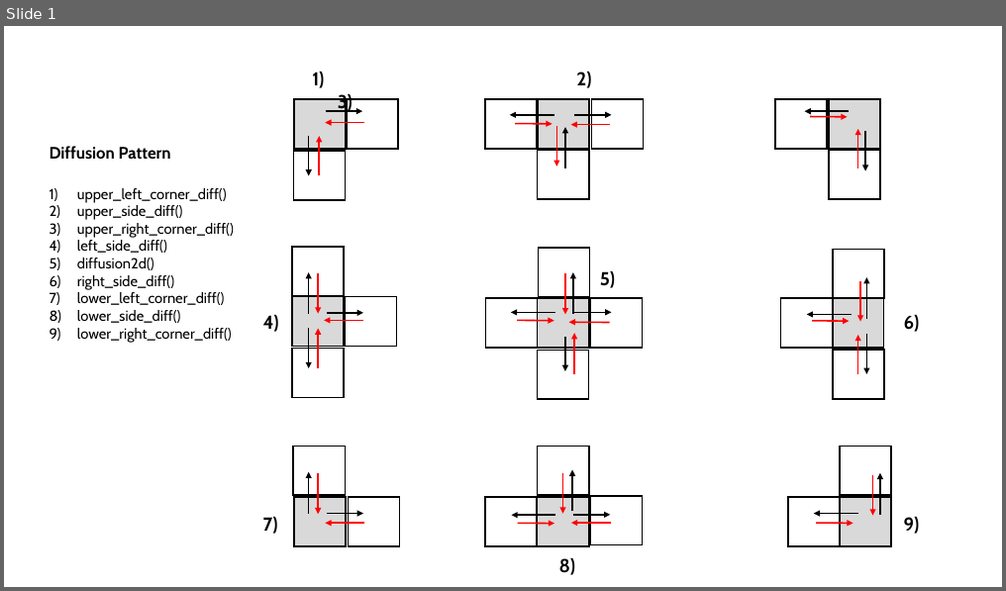
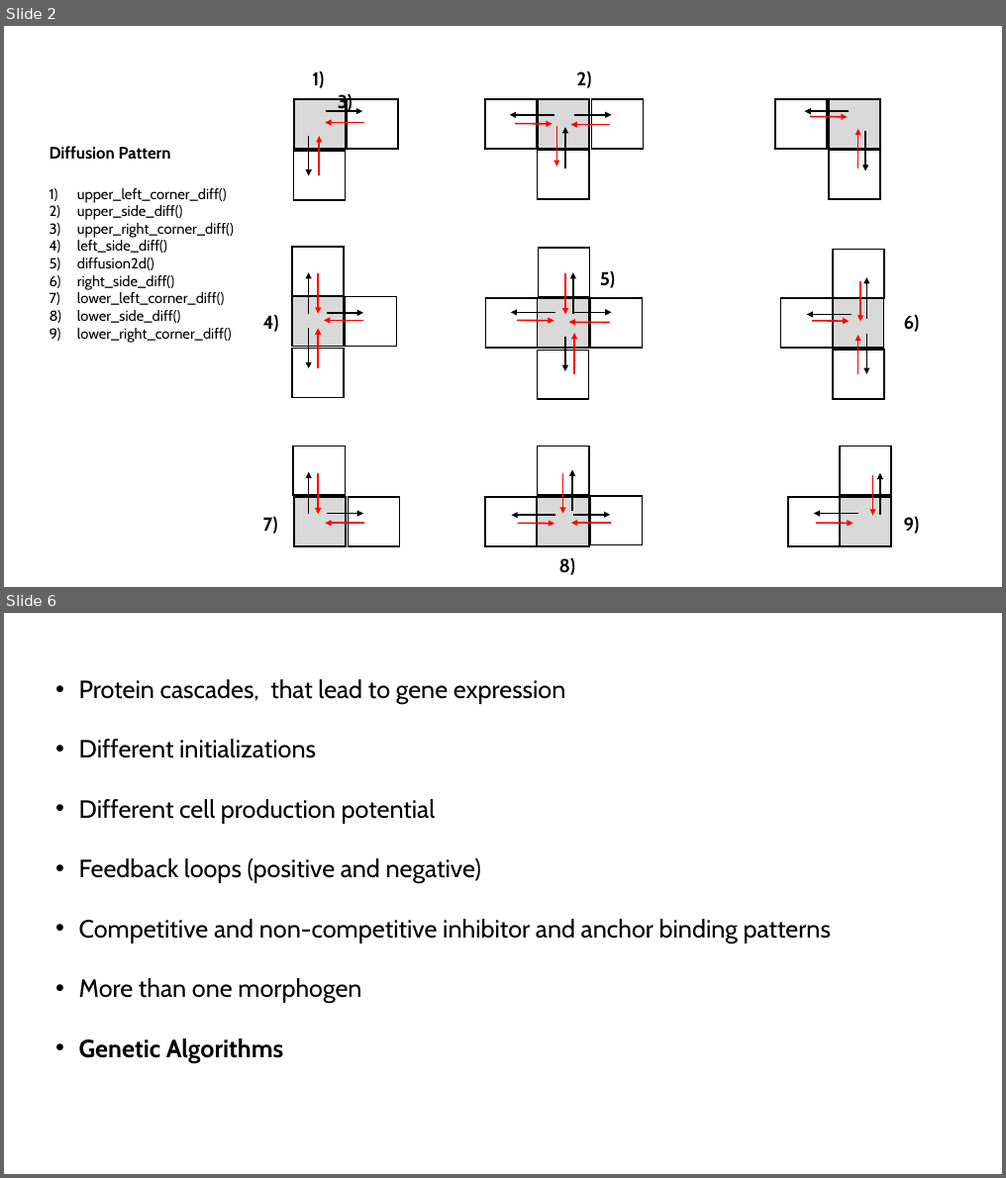
Before and after one commit to LoqmanSamani/grn-designer, a slide deck: sim_system.pptx. Shown one above the other, each under a label of ours: slide 1 before the commit, slides 2 and 6 after it; the slides between them are not shown. The pictures are 1006x591 and 1006x1178 pixels, drawn with LibreOffice and Linux fonts; fonts in the diff are those of the drawing. Boxes give left, top, right and bottom in pixels: in the first picture for what was removed or moved away, otherwise in the second. Text is boxed around its words. In the diff, an @@ line names an element or a change of style, - is before the commit and + after.

```diff
--- a/sim_system.pptx
+++ b/sim_system.pptx
@@ slide 6 added at (4,613,1002,1174), background #FFFFFF @@
@@ text added at (79,679,831,1063), 24 pt, text #000000 @@
+• Protein cascades, that lead to gene expression
+• Different initializations
+• Different cell production potential
+• Feedback loops (positive and negative)
+• Competitive and non-competitive inhibitor and anchor binding patterns
+• More than one morphogen
+• Genetic Algorithms
@@ what was slide 1 is now slide 2 @@
```
Also in this commit, not shown: 3 other slides added, 1 other file.
